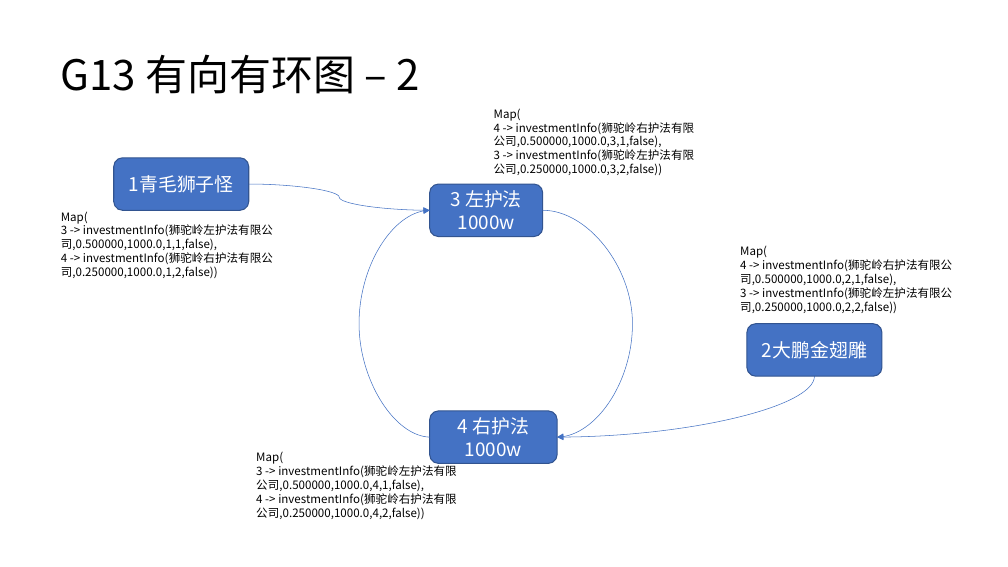
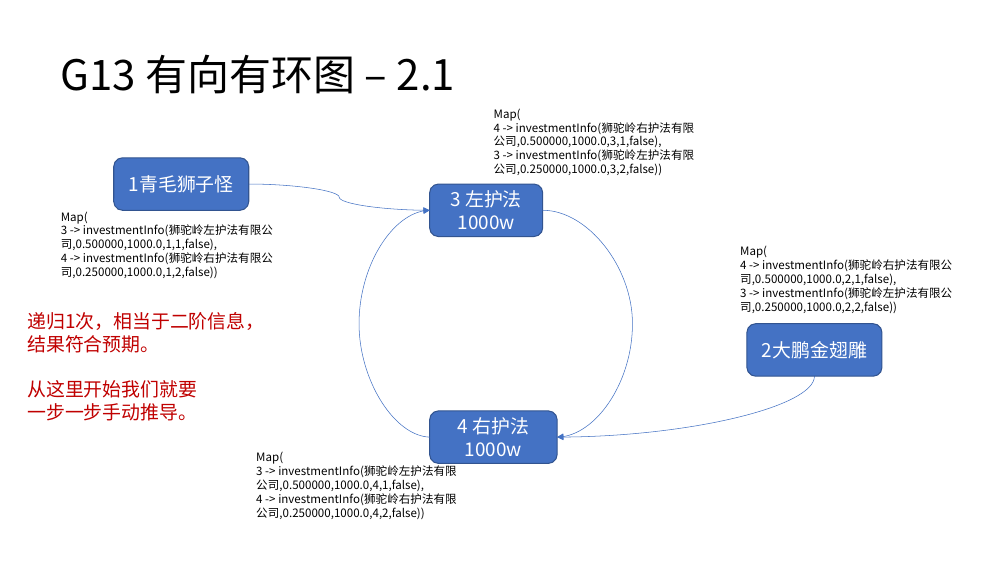
Before and after one commit to DrDavidS/SparkLearn, a slide deck: slide 17 of 股权图谱.pptx. Drawn at 1008x567 pixels with LibreOffice and Linux fonts; fonts in the diff are those of the drawing. Boxes give left, top, right and bottom in pixels: in the first picture for what was removed or moved away, otherwise in the second. Text is boxed around its words. In the diff, an @@ line names an element or a change of style, - is before the commit and + after.

```diff
--- a/股权图谱.pptx
+++ b/股权图谱.pptx
@@ text at bbox=[61, 54, 455, 94]: text changed @@
-G13 有向有环图 – 2
+G13 有向有环图 – 2.1
@@ text added at bbox=[27, 312, 264, 421], 18 pt, text #C00000 @@
+递归1次，相当于二阶信息，
+结果符合预期。
+从这里开始我们就要
+一步一步手动推导。
```
Also in this commit, not shown: 3 other slides changed, 4 slides added, 4 other files.
